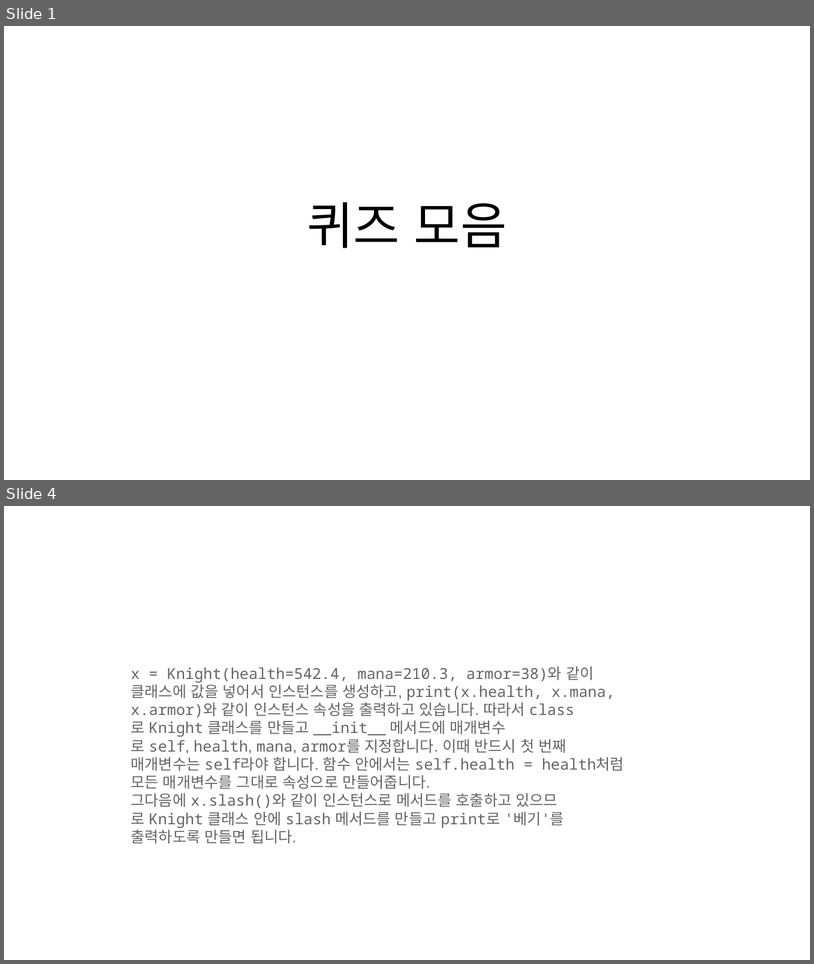
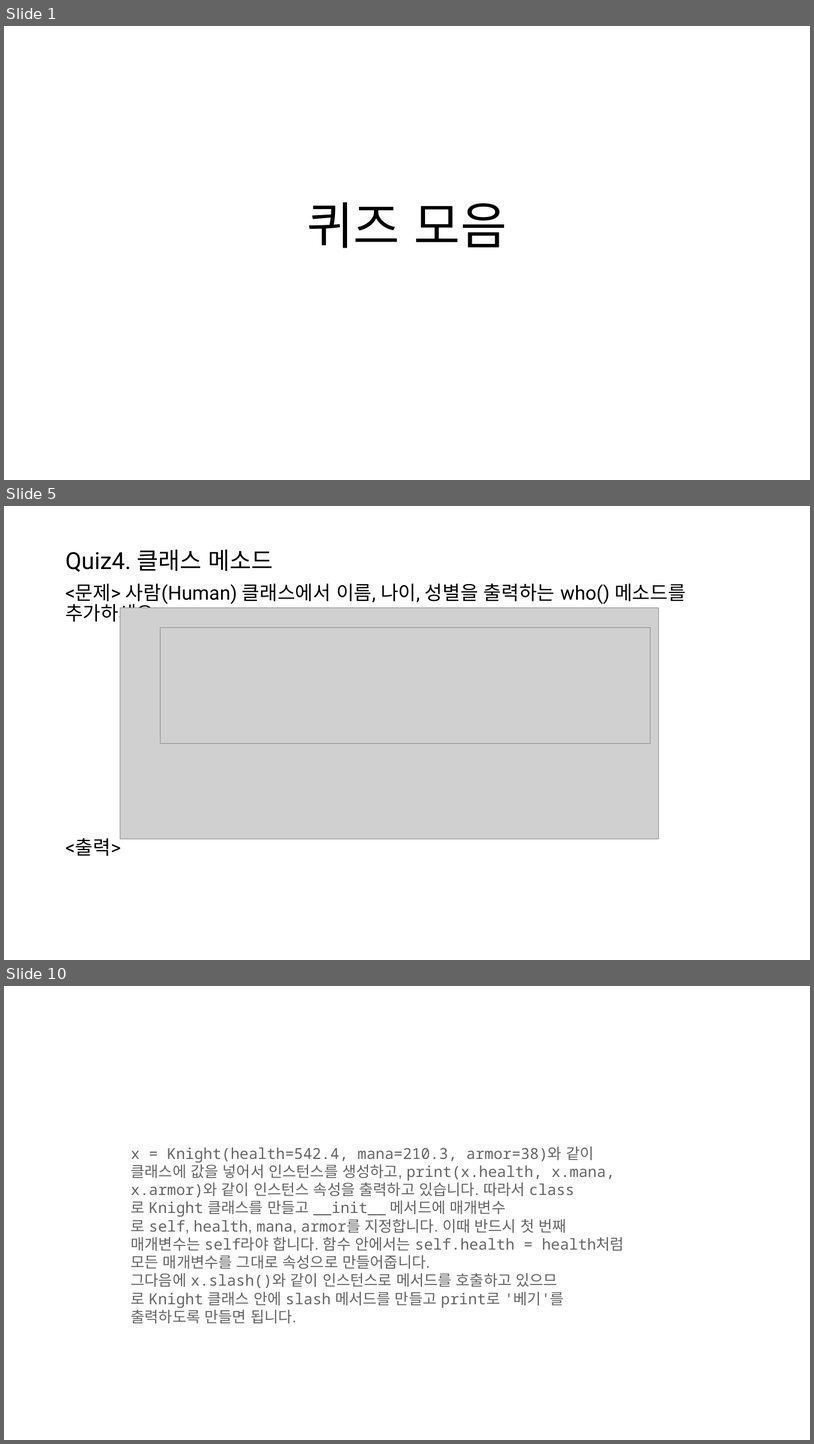
Before and after one commit to HongB1/2022-KHU-Bioinformatics-lab, a slide deck: Quiz.pptx. Shown one above the other, each under a label of ours: slides 1 and 4 before the commit, slides 1, 5 and 10 after it; the slides between them are not shown. The pictures are 814x964 and 814x1444 pixels, drawn with LibreOffice and Linux fonts; fonts in the diff are those of the drawing; grey boxes stand for pictures. Boxes give left, top, right and bottom in pixels: in the first picture for what was removed or moved away, otherwise in the second. Text is boxed around its words. In the diff, an @@ line names an element or a change of style, - is before the commit and + after.

```diff
--- a/Quiz.pptx
+++ b/Quiz.pptx
@@ slide 5 added at [4, 506, 810, 960], background #FFFFFF @@
@@ text added at [65, 549, 686, 856], 23 pt, text #000000 @@
+Quiz4. 클래스 메소드
+<문제> 사람(Human) 클래스에서 이름, 나이, 성별을 출력하는 who() 메소드를 추가하세요.
+<출력>
@@ picture added at [120, 607, 659, 840] @@
@@ picture added at [161, 628, 651, 743] @@
@@ what was slide 4 is now slide 10 @@
```
Also in this commit, not shown: 2 slides changed, 5 other slides added, 8 other files.
